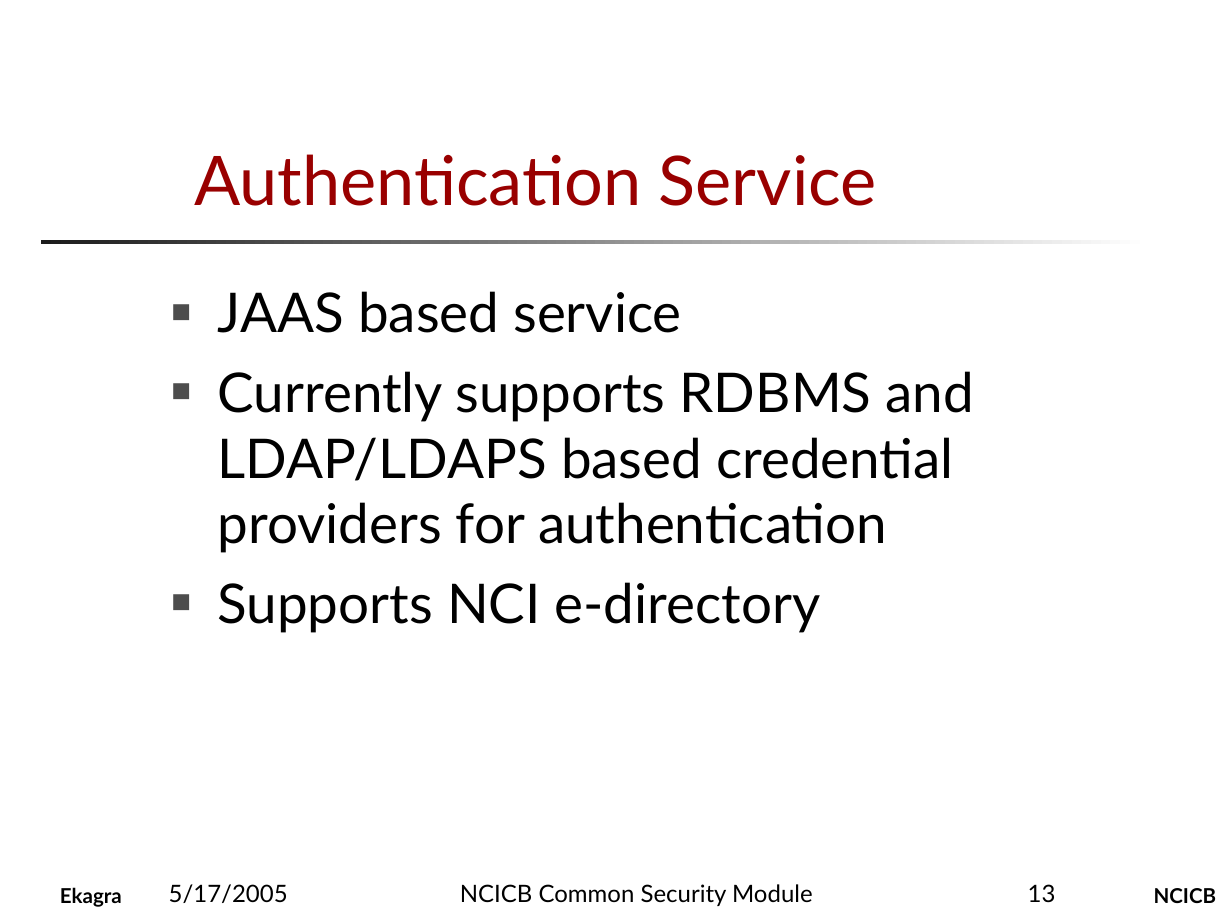
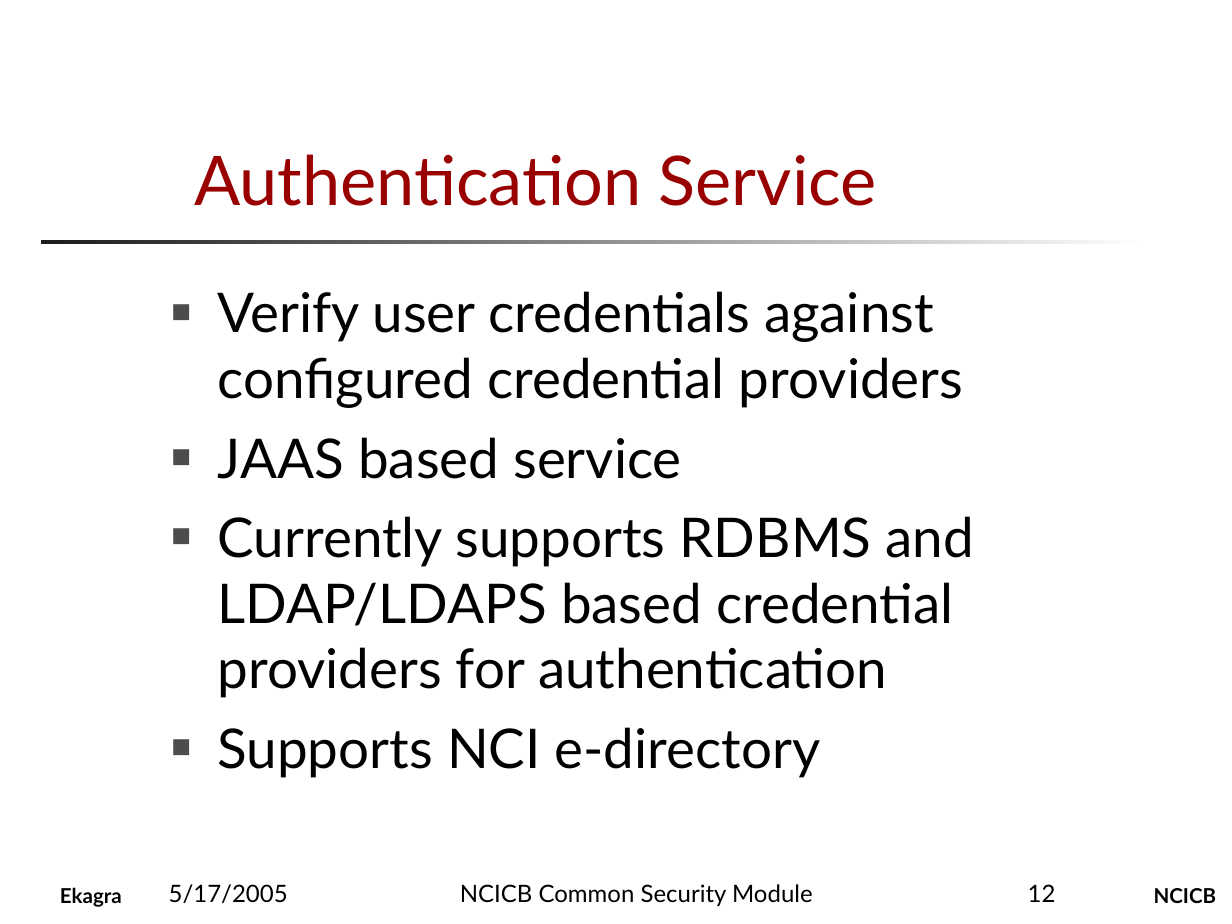
Before and after one commit to CBIIT/common-security-module-docs, a slide deck: slide 12 of Presentations/CSM_Presentation_for_CRIX.ppt (slide 13 before the commit). Drawn at 1232x924 pixels with LibreOffice and Linux fonts; fonts in the diff are those of the drawing; background and template pictures are left out. Boxes give left, top, right and bottom in pixels: in the first picture for what was removed or moved away, otherwise in the second. Text is boxed around its words. In the diff, an @@ line names an element or a change of style, - is before the commit and + after.

```diff
--- a/Presentations/CSM_Presentation_for_CRIX.ppt
+++ b/Presentations/CSM_Presentation_for_CRIX.ppt
@@ text at <box>218,291,963,408</box>: paragraph added @@
+■ Verify user credentials against configured credential providers
@@ page number at <box>1028,884,1056,902</box>: text changed @@
-13
+12
```
Also in this commit, not shown: 7 other slides changed, 1 slide removed.
